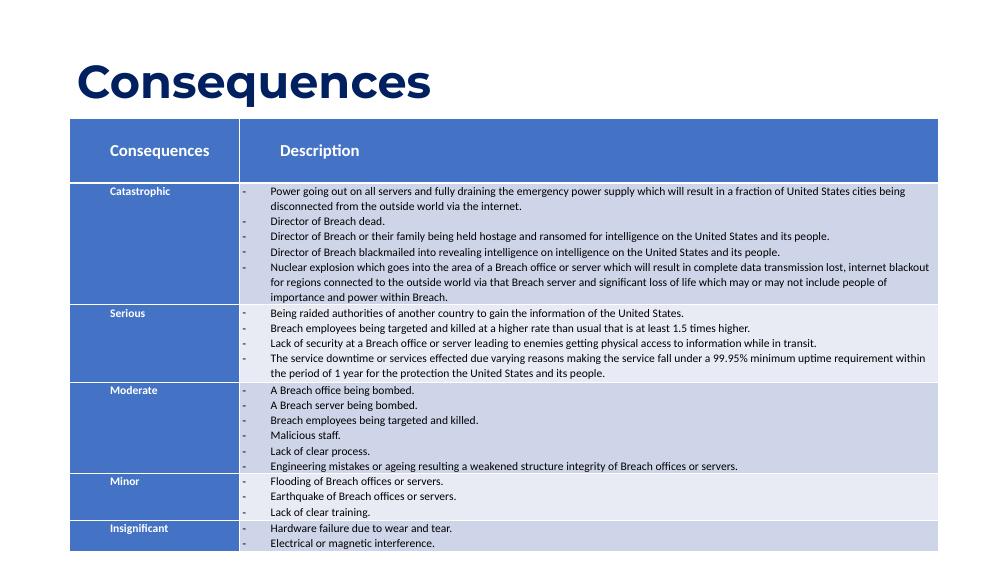
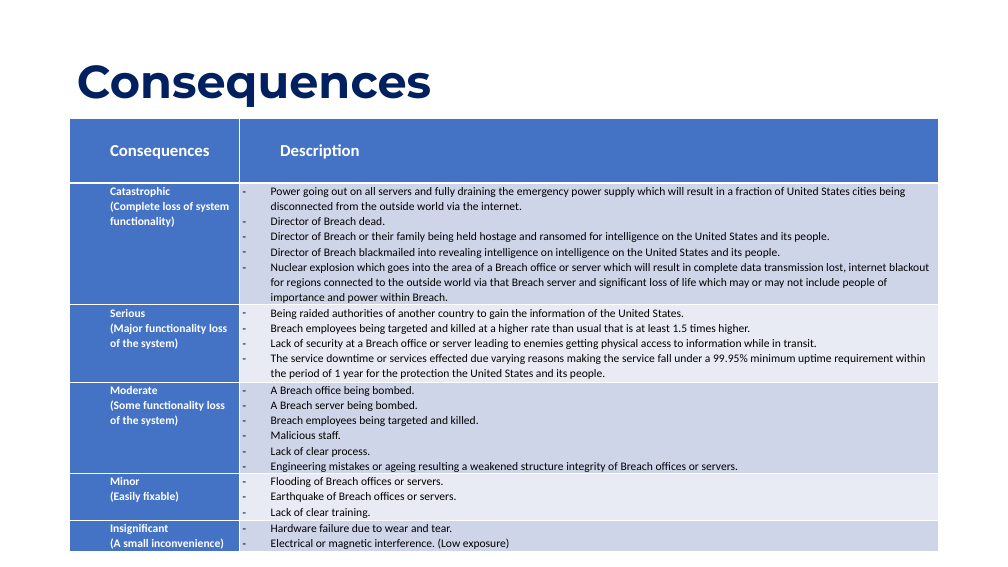
Before and after one commit to AmazingGabriel16/Breach, a slide deck: slide 9 of assets/files/Breach-Presentation.pptx. Drawn at 1008x567 pixels with LibreOffice and Linux fonts; fonts in the diff are those of the drawing. Boxes give left, top, right and bottom in pixels: in the first picture for what was removed or moved away, otherwise in the second. Text is boxed around its words. In the diff, an @@ line names an element or a change of style, - is before the commit and + after.

```diff
--- a/assets/files/Breach-Presentation.pptx
+++ b/assets/files/Breach-Presentation.pptx
@@ table at (x1=70, y1=119, x2=939, y2=553) @@
-row 2, column 1: Catastrophic
+row 2, column 1: Catastrophic / (Complete loss of system functionality)
-row 3, column 1: Serious
+row 3, column 1: Serious / (Major functionality loss of the system)
-row 4, column 1: Moderate
+row 4, column 1: Moderate / (Some functionality loss of the system)
-row 5, column 1: Minor
+row 5, column 1: Minor / (Easily fixable)
-row 6, column 1: Insignificant
+row 6, column 1: Insignificant / (A small inconvenience)
-row 6, column 2: Hardware failure due to wear and tear. / Electrical or magnetic interference.
+row 6, column 2: Hardware failure due to wear and tear. / Electrical or magnetic interference. (Low exposure)
```
